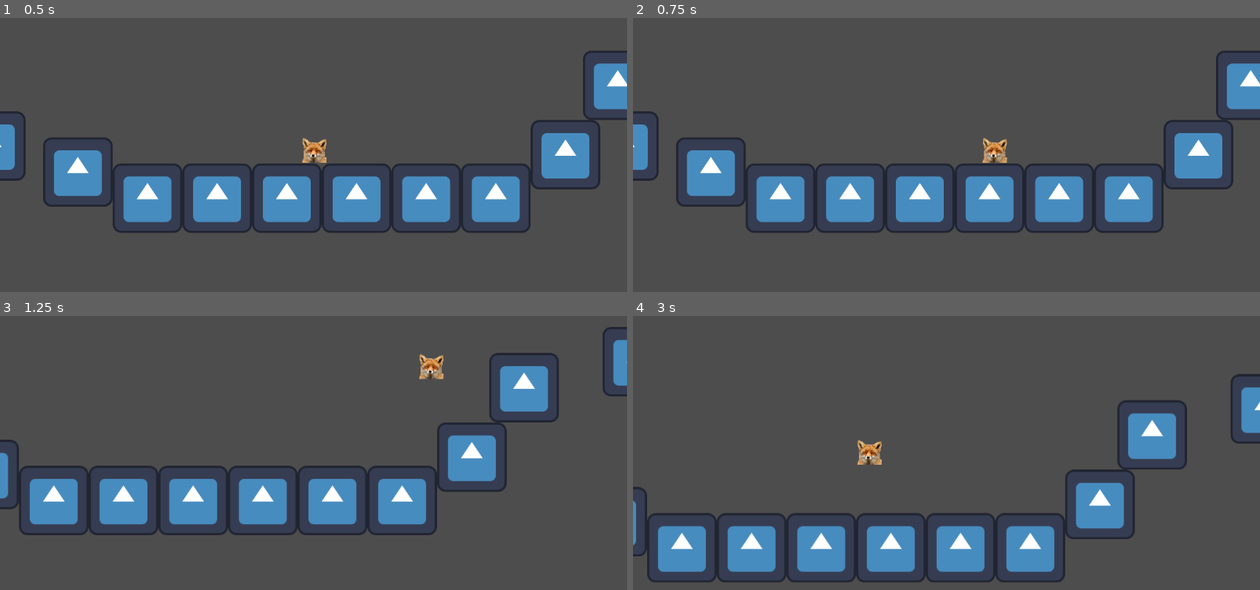
Above: before the commit, frames 1-4 (two rows, left to right).
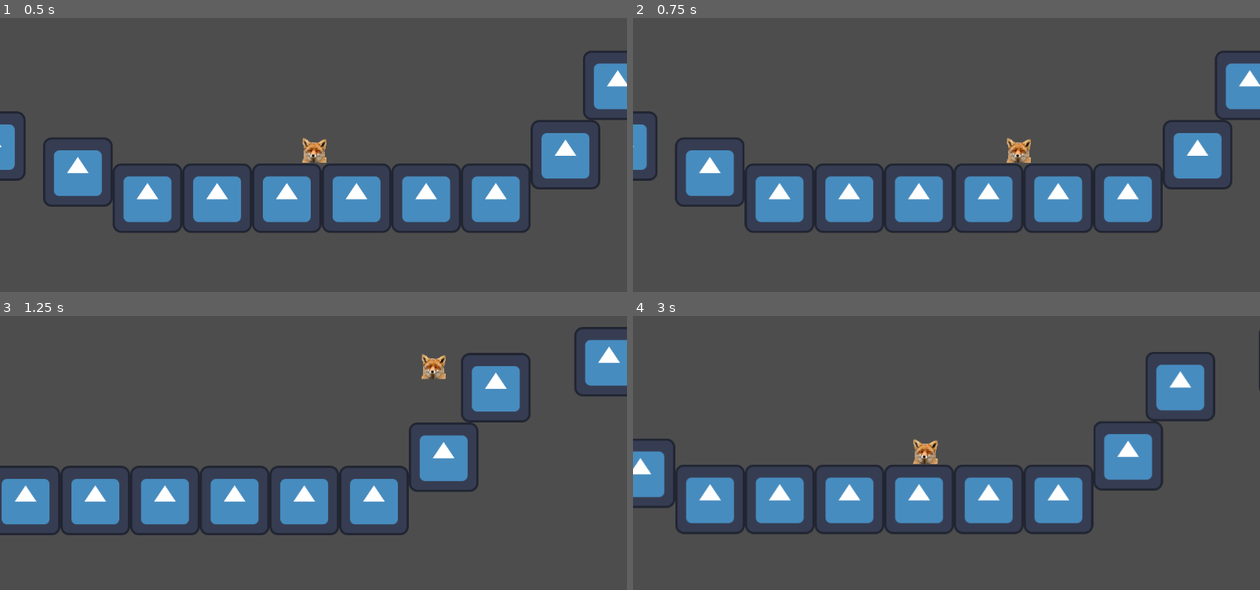
Above: after the commit, the same moments.

Repository: mandichjacob/GodotPlatformer
Game: Godot game, scene res://node_2d.tscn
The game is run twice, just before and just after one commit, with the same random seed, the same clock (stepped at 60 frames per second) and the same inputs. The engine's default icon, where the game draws it, is replaced by a stand-in: a white triangle on a blue panel in a dark square.
Inputs:
- Up to frame 1 (0.5 s): no input
- Up to frame 2 (0.75 s): hold Right (move_right) from 0.53 s (still down); tap Space (dash, bound only after the commit) at 0.6 s
- Up to frame 3 (1.25 s): keep holding Right (move_right); tap Up (move_up) at 0.77, 0.8, 1.07 s
- Up to frame 4 (3 s): tap Up (move_up) at 1.35, 1.52, 1.82, 2.3 s; tap Space (dash, bound only after the commit) at 1.55, 2.1, 2.85 s; release Right (move_right) at 2.03 s; hold Left (move_left) 2.03-2.78 s; hold Right (move_right) from 2.78 s (still down)

Frame 1 is identical in both runs. In frame 2, 2.2% of the frame differs, in the area x 0-100%, y 12-79%; in frame 3, 14%; in frame 4, 26%, in the area x 0-100%, y 5-98%.

Commit message:
dashing horizontally

Diff:
--- a/Player.gd
+++ b/Player.gd
@@ -7,9 +7,16 @@
 var maxspeed =300
 var screen_size
 var jumpcount
+var dashing
+var dash_duration = 0
+var max_dash_duration = .15
+var dash_speed = 450
+var last_velocity
+
 # Called when the node enters the scene tree for the first time.
 func _ready():
 	screen_size=get_viewport_rect().size
+	dashing = false
 	pass # Replace with function body.
 
 
@@ -17,25 +24,52 @@
 func _physics_process(delta):
 
 	if is_on_floor():
-		jumpcount =2
+		jumpcount =1
 
-	if Input.is_action_pressed("move_right"):
-		velocity.x+= speed
-	elif Input.is_action_pressed("move_left"):
-		velocity.x-= speed
+
+	if dashing:
+
+		dash_duration += delta
+		velocity = last_velocity
+		if dash_duration >= max_dash_duration || velocity.x == 0:
+			dashing = false
+
+			dash_duration = 0
 	else:
-		velocity.x=0
-	if Input.is_action_just_pressed("move_up"):
-		if is_on_floor() || jumpcount > 0:
-			velocity.y= -jumpspeed
-			jumpcount-=1
 
-	velocity.y+=grav
-	if velocity.x > maxspeed:
-		velocity.x=maxspeed
-	if velocity.x < -maxspeed:
-		velocity.x=-maxspeed
+		if Input.is_action_just_pressed("dash") && Input.is_action_pressed("move_right") && jumpcount>0:
+			dashing = true
+			velocity.x= dash_speed
+			velocity.y=0
+			if !is_on_floor():
+				jumpcount-=1
+		elif Input.is_action_just_pressed("dash") && Input.is_action_pressed("move_left")&& jumpcount>0:
+			dashing = true
+			velocity.x= -dash_speed
+			velocity.y=0
+			if !is_on_floor():
+				jumpcount-=1
+		else:
+
+			if Input.is_action_pressed("move_right"):
+				velocity.x+= speed
+			elif Input.is_action_pressed("move_left"):
+				velocity.x-= speed
+			else:
+				velocity.x=0
+			if Input.is_action_just_pressed("move_up"):
+				if  jumpcount > 0:
+					velocity.y= -jumpspeed
+					if !is_on_floor():
+						jumpcount-=1
+
+			velocity.y+=grav
+			if velocity.x > maxspeed:
+				velocity.x=maxspeed
+			if velocity.x < -maxspeed:
+				velocity.x=-maxspeed
 	move_and_slide()
 	position += velocity * delta
+	last_velocity=velocity
 	position = position.round()
 	pass
--- a/project.godot
+++ b/project.godot
@@ -37,3 +37,8 @@
 "events": [Object(InputEventKey,"resource_local_to_scene":false,"resource_name":"","device":0,"window_id":0,"alt_presse …(181 unchanged characters)…
 ]
 }
+dash={
+"deadzone": 0.5,
+"events": [Object(InputEventKey,"resource_local_to_scene":false,"resource_name":"","device":-1,"window_id":0,"alt_pressed":false,"shift_pressed":false,"ctrl_pressed":false,"meta_pressed":false,"pressed":false,"keycode":0,"physical_keycode":32,"key_label":0,"unicode":32,"echo":false,"script":null)
+]
+}
